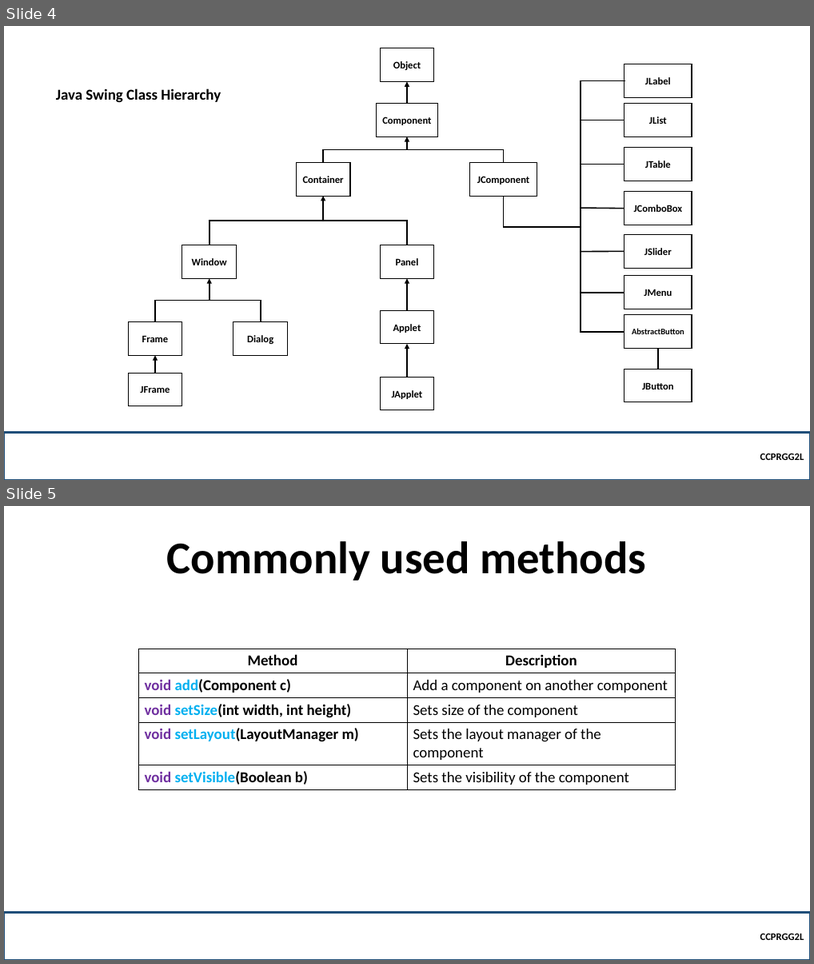
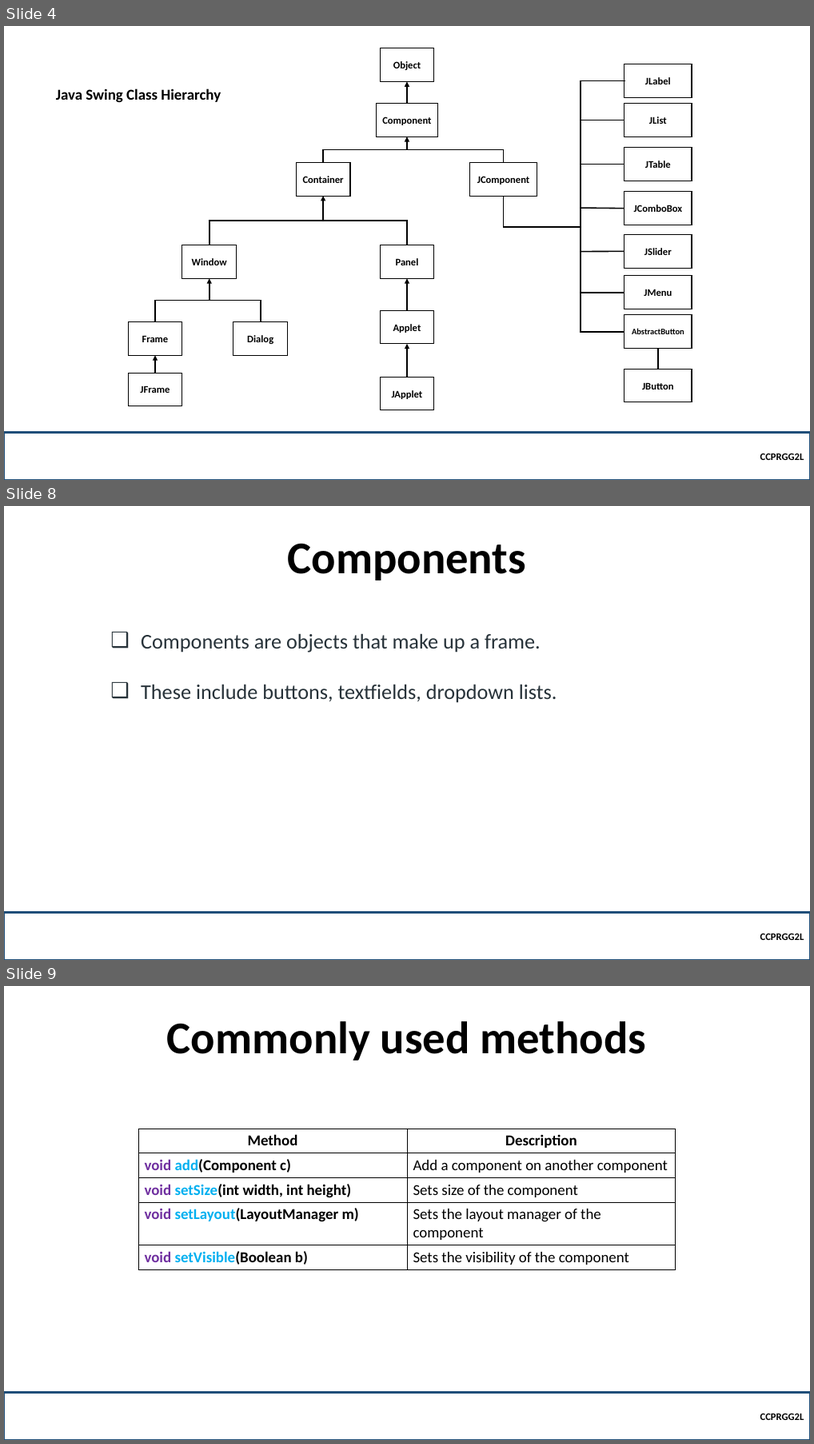
Before and after one commit to robitussin/CCPRGG2L, a slide deck: week_9-10/Java Swing.pptx. Shown one above the other, each under a label of ours: slides 4 and 5 before the commit, slides 4, 8 and 9 after it; the slides between them are not shown. The pictures are 814x964 and 814x1444 pixels, drawn with LibreOffice and Linux fonts; fonts in the diff are those of the drawing; background and template pictures are left out. Boxes give left, top, right and bottom in pixels: in the first picture for what was removed or moved away, otherwise in the second. Text is boxed around its words. In the diff, an @@ line names an element or a change of style, - is before the commit and + after.

```diff
--- a/week_9-10/Java Swing.pptx
+++ b/week_9-10/Java Swing.pptx
@@ slide 8 added at (4, 506, 810, 960), background picture (left out) @@
@@ title added at (288, 544, 526, 580), 54 pt, text #000000, bold @@
+Components
@@ text added at (141, 633, 558, 703), 25 pt, text #273239 @@
+❑ Components are objects that make up a frame.
+❑ These include buttons, textfields, dropdown lists.
@@ rectangle added at (4, 912, 810, 960), outline #1F4E79 2.25 pt, 12 pt, text #000000, bold @@
+CCPRGG2L
@@ what was slide 5 is now slide 9 @@
```
Also in this commit, not shown: 3 other slides added.
